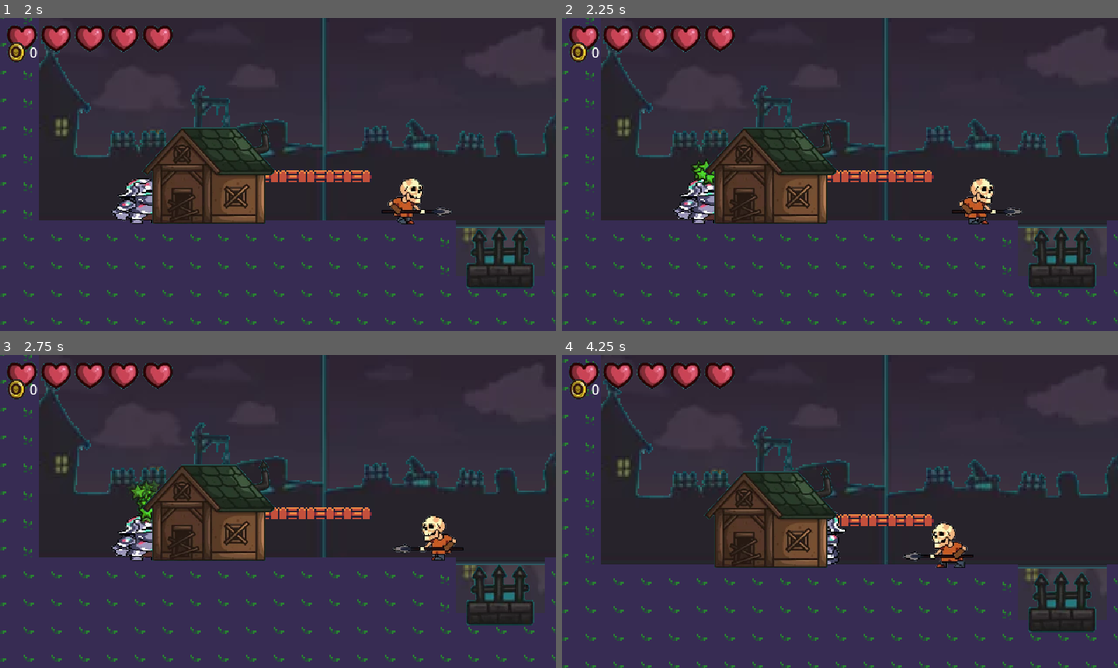
Above: before the commit, frames 1-4 (two rows, left to right).
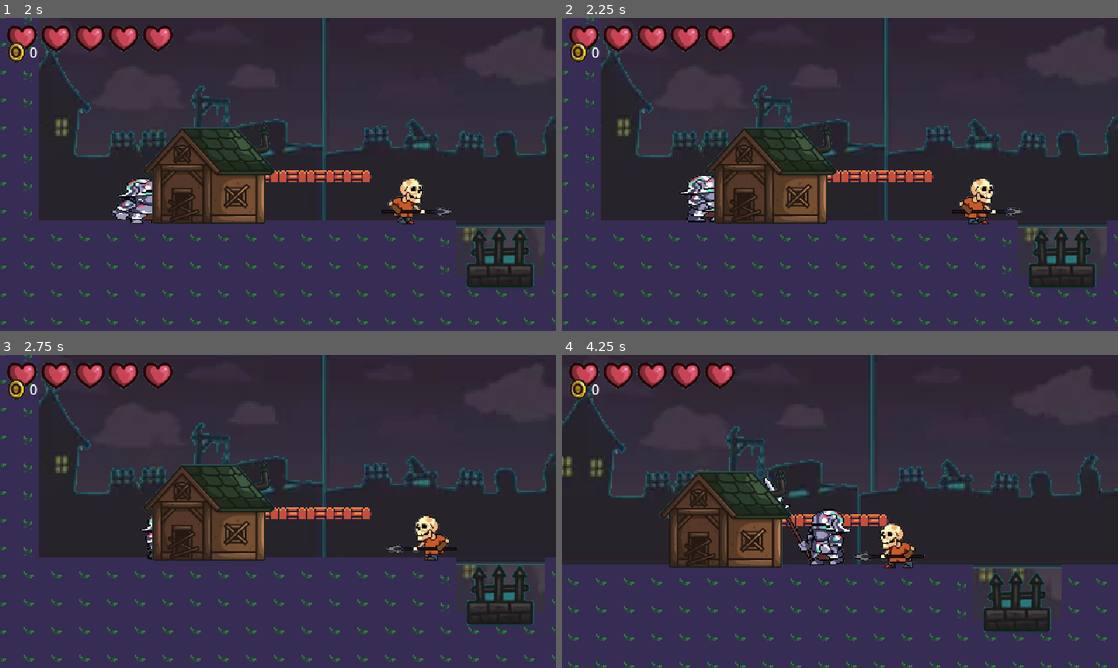
Above: after the commit, the same moments.

Repository: BlazeWings/demo
Game: Godot game, scene res://levels/test_chamber/test_chamber.tscn
Same seed, same stepped clock (60 frames per second), same inputs: the game is played once before the commit and once after it.
Inputs (mouse positions are in pixels of both pictures, inside the frame that each line leads up to):
- Up to frame 1 (2 s): tap Enter at 0.5 s; move the mouse to (400, 158) at 0.52 s; hold D (move_right) 0.53-1.25 s; hold J (attack) 0.53-1.25 s; click (400, 158) at 0.67 s; tap Space (jump) at 0.77 s; tap Shift (dash) at 0.8 s; drag from (166, 190) to (389, 202) at 1.27 s
- Up to frame 2 (2.25 s): move the mouse to (895, 105) at 2.02 s; hold D (move_right) from 2.03 s (still down); hold E (heal) from 2.03 s (still down)
- Up to frame 3 (2.75 s): keep holding D (move_right); keep holding E (heal); tap J (attack) at 2.3 s
- Up to frame 4 (4.25 s): release D (move_right) at 2.75 s; release E (heal) at 2.75 s; drag from (812, 574) to (734, 517) at 2.77 s; move the mouse to (1006, 558) at 3.52 s; hold A (move_left) from 3.53 s (still down); hold Shift (dash) from 3.53 s (still down); tap Space (jump) at 3.77 s; tap E (heal) at 3.8 s

Frame 1 is identical in both runs. In frame 2, 0.8% of the frame differs, in the area x 20-28%, y 44-66%; in frame 3, 1.8%; in frame 4, 21%, in the area x 0-100%, y 0-100%.

Commit message:
手感与安全区修复：骷髅巡逻边界/满血禁聚气/pogo回冲刺/危险区吃无敌帧

Diff:
--- a/entities/components/hurtbox_component.gd
+++ b/entities/components/hurtbox_component.gd
@@ -18,6 +18,11 @@
 		health_component = _find_health_component()
 	if health_component == null:
 		push_warning("HurtboxComponent on %s has no HealthComponent wired." % owner)
+
+
+## 无敌中（受击后 1s / 危险区保护期）。纯增量查询，供 on_hazard 等判断。
+func is_invulnerable() -> bool:
+	return _invulnerable
 
 
 func receive_hit(hitbox: HitboxComponent) -> void:
--- a/entities/enemies/skeleton/skeleton.gd
+++ b/entities/enemies/skeleton/skeleton.gd
@@ -43,11 +43,16 @@
 const ART_FACING: int = 1
 
 @export var initial_facing_right: bool = true
+## 以出生点为中心的巡逻半程（px）：PATROL 中超出这个范围就掉头回 home，
+## 避免骷髅一路巡逻到玩家出生点（出生点 c12/x=400 → 只在 304~496 之间来回）。
+@export var patrol_range: float = 96.0
 
 var _state: State = State.PATROL
 var _timer: float = 0.0
 var _facing: int = 1
 var _lunge_origin_x: float = 0.0
+## 出生点 x，巡逻以此为界。
+var _home_x: float = 0.0
 var _player: Node2D = null
 
 var _edge_base_x: float = 0.0
@@ -73,6 +78,7 @@
 	collision_layer = BODY_LAYER
 	collision_mask = TERRAIN_MASK
 	_facing = 1 if initial_facing_right else -1
+	_home_x = global_position.x
 
 	_build_sprites()
 	_setup_edge_ray()
@@ -278,6 +284,12 @@
 		_flip()
 	elif is_on_floor() and not _edge_ray_has_ground():
 		_flip()
+	elif _beyond_patrol_range() and signf(_home_x - global_position.x) != float(_facing):
+		_flip()
+
+
+func _beyond_patrol_range() -> bool:
+	return absf(global_position.x - _home_x) > patrol_range
 
 
 func _tick_windup() -> void:
--- a/entities/player/knight.gd
+++ b/entities/player/knight.gd
@@ -163,6 +163,13 @@
 	dashes_available = MAX_DASHES
 
 
+## 聚气回血前置条件：未满血 且 灵魂足够（契约 §4 Heal）。
+func can_heal() -> bool:
+	if health_component.get_health() >= health_component.max_health:
+		return false
+	return GameManager.soul >= SOUL_HEAL_COST
+
+
 func do_jump() -> void:
 	velocity.y = JUMP_VELOCITY
 	jump_buffer_timer = 0.0
@@ -234,6 +241,7 @@
 	GameManager.add_soul(SOUL_PER_HIT)
 	if current_attack_direction == AttackDirection.DOWN and not is_on_floor():
 		velocity.y = POGO_VELOCITY
+		reset_dashes()
 
 
 # --- 冲刺 ---
@@ -279,7 +287,8 @@
 func on_hazard() -> void:
 	if _is_dead:
 		return
-	health_component.take_damage(1, global_position + Vector2(0.0, 16.0))
+	if hurtbox == null or not hurtbox.is_invulnerable():
+		health_component.take_damage(1, global_position + Vector2(0.0, 16.0))
 	global_position = GameManager.get_respawn()
 	velocity = Vector2.ZERO
 	_start_invulnerability()
--- a/entities/player/states/grounded_state.gd
+++ b/entities/player/states/grounded_state.gd
@@ -19,7 +19,7 @@
 func check_transitions() -> String:
 	if player.attack_requested:
 		return PlayerStateMachine.ATTACK
-	if player.heal_requested:
+	if player.heal_requested and player.can_heal():
 		return PlayerStateMachine.HEAL
 	if player.dash_requested and player.can_dash():
 		return PlayerStateMachine.DASH
